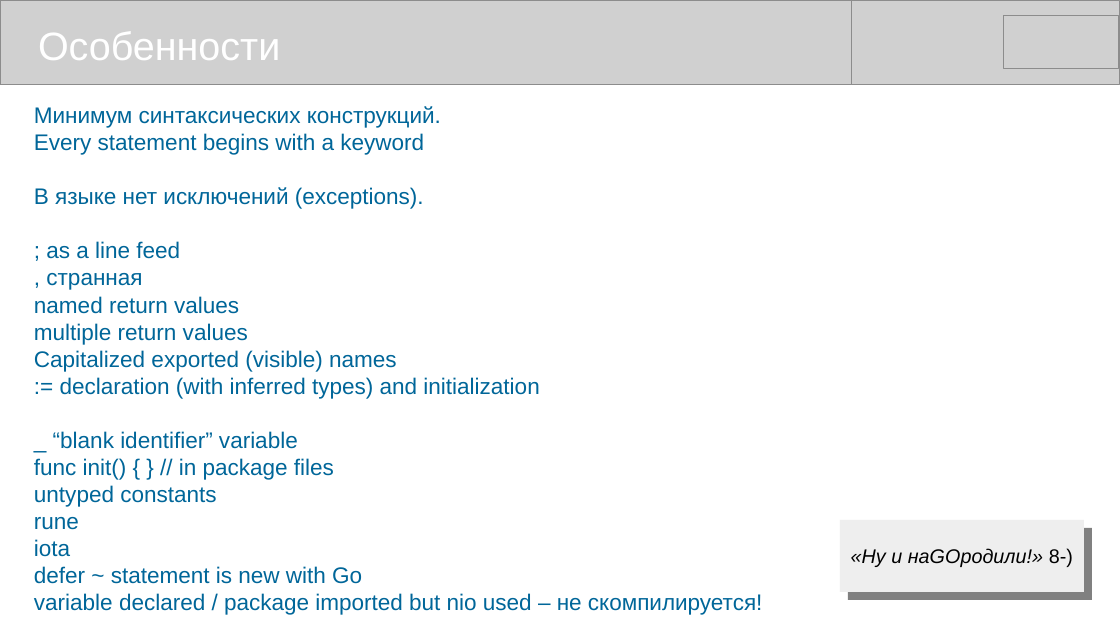
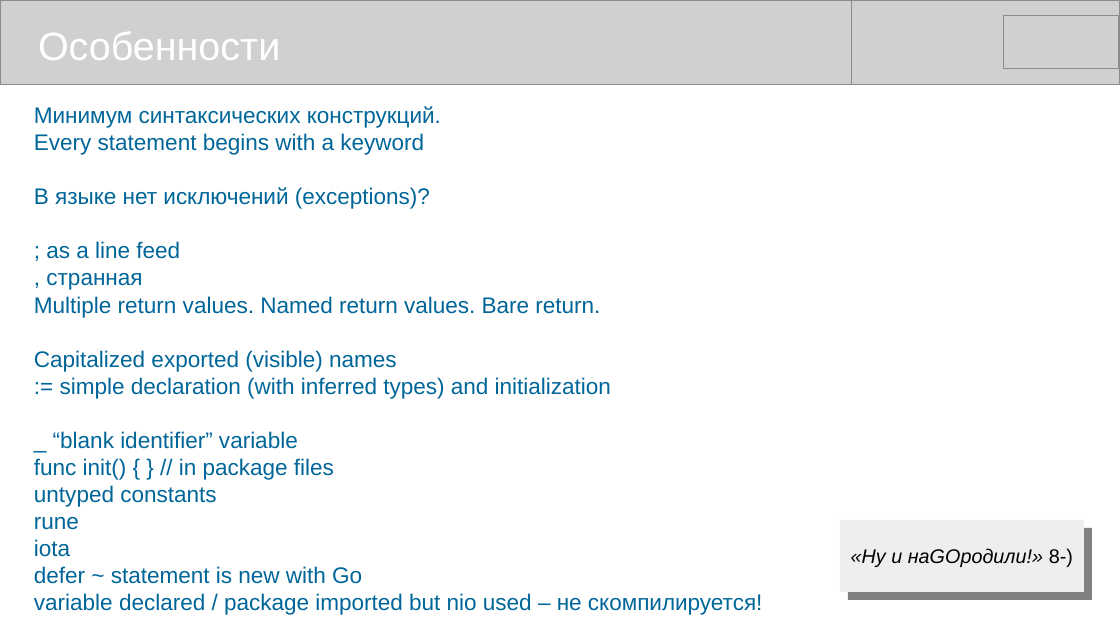
Before and after one commit to mike-shock/Go_language, a slide deck: slide 6 of Go_Intro.odp. Drawn at 1120x630 pixels with LibreOffice and Linux fonts; fonts in the diff are those of the drawing; grey boxes stand for pictures. Boxes give left, top, right and bottom in pixels: in the first picture for what was removed or moved away, otherwise in the second. Text is boxed around its words. In the diff, an @@ line names an element or a change of style, - is before the commit and + after.

```diff
--- a/Go_Intro.odp
+++ b/Go_Intro.odp
@@ text at (x1=34, y1=187, x2=430, y2=209): text changed @@
-В языке нет исключений (exceptions).
+В языке нет исключений (exceptions)?
@@ text at (x1=34, y1=296, x2=600, y2=318): text changed @@
-named return values
-multiple return values
+Multiple return values. Named return values. Bare return.
@@ text at (x1=60, y1=377, x2=611, y2=399): text changed @@
-:= declaration (with inferred types) and initialization
+:= simple declaration (with inferred types) and initialization
```
Also in this commit, not shown: 3 other slides changed, 3 other files.
